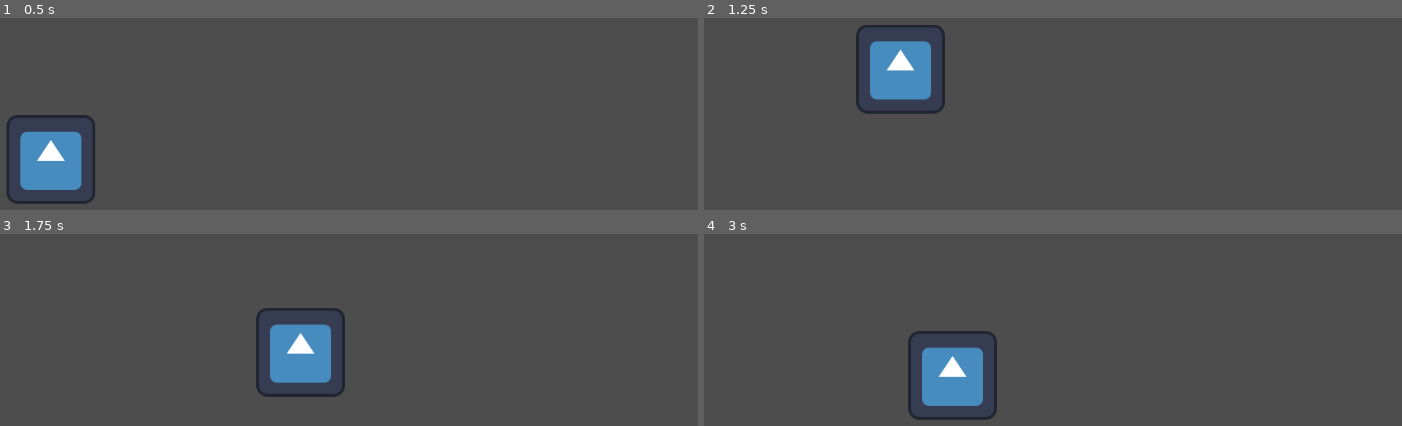
Above: before the commit, frames 1-4 (two rows, left to right).
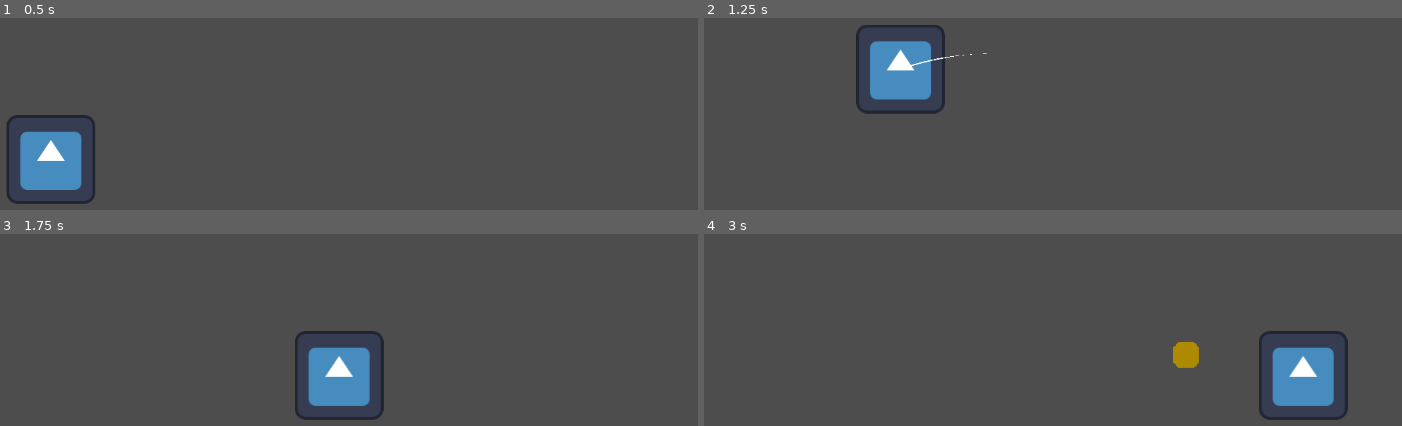
Above: after the commit, the same moments.

Repository: felipebs25/GameJamGamso
Game: Godot game, scene res://world.tscn
The game is run twice, just before and just after one commit, with the same random seed, the same clock (stepped at 60 frames per second) and the same inputs. The engine's default icon, where the game draws it, is replaced by a stand-in: a white triangle on a blue panel in a dark square.
Inputs (mouse positions are in pixels of both pictures, inside the frame that each line leads up to):
- Up to frame 1 (0.5 s): no input
- Up to frame 2 (1.25 s): move the mouse to (outside the picture) at 0.52 s; press the mouse at (outside the picture) at 0.53 s; hold Right (ui_right) from 0.53 s (still down); tap Up (ui_up) at 0.77, 1.07 s; right-click (outside the picture) at 0.8 s
- Up to frame 3 (1.75 s): keep holding Right (ui_right); move the mouse to (outside the picture) at 1.27 s; release the mouse at (outside the picture) at 1.28 s; right-click (outside the picture) at 1.35 s; tap Up (ui_up) at 1.52, 1.55 s
- Up to frame 4 (3 s): tap Up (ui_up) at 1.82, 2.1 s; move the mouse to (outside the picture) at 2.02 s; release Right (ui_right) at 2.03 s; press the mouse at (outside the picture) at 2.03 s; hold Left (ui_left) 2.03-2.78 s; move the mouse to (962, 301) at 2.77 s; release the mouse at (962, 301) at 2.78 s; hold Right (ui_right) from 2.78 s (still down); click (962, 301) at 2.85 s

Frame 1 is identical in both runs. In frame 2, less than 0.1% of the frame differs, in the area x 29-41%, y 18-25%; in frame 3, 5.5%; in frame 4, 7.5%, in the area x 29-93%, y 50-97%.

Commit message:
Pedrita

Diff:
--- /dev/null
+++ b/game-jam/Scripts/character_body_2d.gd
@@ -0,0 +1,32 @@
+extends CharacterBody2D
+
+
+const SPEED = 300.0
+const JUMP_VELOCITY = -500.0
+var dashing = false
+
+func _physics_process(delta: float) -> void:
+	# Add the gravity.
+	if not is_on_floor():
+		velocity += get_gravity() * delta
+
+	# Handle jump.
+	if Input.is_action_just_pressed("ui_up") and is_on_floor():
+		velocity.y = JUMP_VELOCITY
+
+	# Get the input direction and handle the movement/deceleration.
+	var direction := Input.get_axis("ui_left", "ui_right")
+	if direction:
+		if is_on_floor():
+			velocity.x = direction * SPEED
+	elif not dashing:
+		if is_on_floor():
+			velocity.x = move_toward(velocity.x, 0, SPEED)
+
+	move_and_slide()
+
+func ativarDash(direc):
+	dashing = true
+	velocity = direc * 700
+	await get_tree().create_timer(0.6).timeout
+	dashing = false
--- /dev/null
+++ b/game-jam/Scripts/pedraBody.gd
@@ -0,0 +1,29 @@
+extends CharacterBody2D
+@onready var collision_shape: CollisionShape2D = $CollisionShape2D
+
+var gravity = ProjectSettings.get_setting("physics/2d/default_gravity")
+var direction: Vector2
+var atraindo = false
+var speed = 800
+
+var player
+
+func _physics_process(delta: float) -> void:
+	if atraindo:
+		direction = (player.global_position - global_position).normalized()
+		velocity = direction * speed
+		move_and_slide()
+	else:
+		velocity.y += gravity * 0.7 *delta
+		var collision = move_and_collide(velocity * delta)
+
+		if collision:
+			direction = Vector2.ZERO
+			velocity = Vector2.ZERO
+			set_physics_process(false)
+
+func puxar(p):
+	player = p
+	atraindo = true
+	collision_shape.disabled = true
+	set_physics_process(true)
--- /dev/null
+++ b/game-jam/Scripts/script_pedra.gd
@@ -0,0 +1,94 @@
+extends Node
+
+@onready var line_2d: Line2D = $Line2D
+var gravity = ProjectSettings.get_setting("physics/2d/default_gravity")
+var projectile_collision_mask = 1
+
+const Pedra = preload("res://pedra.tscn")
+@onready var player = $"../Player/CharacterBody2D"
+@onready var map: Node2D = $"../Map"
+var carregar = 0
+var maxP = false
+var Atração = false
+var pedraAtual
+var d = false
+
+func _process(delta: float) -> void:
+	if Atração:
+		if Input.is_action_pressed("M2"):
+			puxarPedra()
+	else:
+		trajetoria()
+		if Input.is_action_pressed("M1"):
+			if carregar >= 100:
+				maxP = true
+			if not maxP:
+				carregar += 80 * delta
+		else:
+			line_2d.clear_points()
+
+func _input(event):
+	if Input.is_action_just_released("M1") and not Atração:
+		jogarPedra(event, carregar)
+		carregar = 0
+		maxP = false
+		line_2d.clear_points()
+		Atração = true
+
+func trajetoria():
+	line_2d.clear_points()
+	var pos = player.global_position
+	var Ldirection = (player.get_global_mouse_position() - pos).normalized()
+	var Lspeed = carregar * 10.0
+	var vel = Ldirection * Lspeed
+	var step = 1.0 / 60.0
+	for i in range(120):
+		vel.y += gravity * 0.7 * step
+		var next_pos = pos + vel * step
+		var query = PhysicsRayQueryParameters2D.create(
+			pos,
+			next_pos,
+			projectile_collision_mask,
+			[player.get_rid()]
+		)
+		var collision = player.get_world_2d().direct_space_state.intersect_ray(query)
+		if collision:
+			line_2d.add_point(map.to_local(collision.position))
+			break
+		line_2d.add_point(map.to_local(next_pos))
+		pos = next_pos
+
+func jogarPedra(event, valor):
+
+	var pedra = Pedra.instantiate()
+	map.add_child(pedra)
+
+	pedra.global_position = player.global_position
+	var Pbody = pedra.get_node("CharacterBody2D")
+	pedraAtual = Pbody
+	Pbody.direction = (event.position - pedra.global_position).normalized()
+	var speed = float(valor) / 100 * 1000
+	Pbody.velocity = Pbody.direction * speed
+
+
+func puxarPedra():
+	if not is_instance_valid(pedraAtual):
+		Atração = false
+		return
+	var direc = (pedraAtual.global_position - player.global_position).normalized()
+	player.ativarDash(direc)
+	pedraAtual.puxar(player)
+	apagarPedra(pedraAtual)
+
+
+func apagarPedra(Pbody):
+	if d == false:
+		d = true
+		while true:
+			if Pbody.global_position.distance_to(player.global_position) <= 50.0:
+				pedraAtual.queue_free()
+				pedraAtual = null
+				Atração = false
+				d = false
+				break
+			await get_tree().create_timer(0.1).timeout
--- /dev/null
+++ b/game-jam/Scripts/script_pedra.tscn.gd
@@ -0,0 +1,11 @@
+extends CharacterBody2D
+
+const SPEED = 300.0
+var direction: Vector2
+
+func _physics_process(delta: float) -> void:
+	var collision = move_and_collide(direction * SPEED * delta)
+
+	if collision:
+		direction = Vector2.ZERO
+		set_physics_process(false)
--- a/game-jam/character_body_2d.gd
+++ b/game-jam/character_body_2d.gd
@@ -1,24 +1,11 @@
 extends CharacterBody2D
 
-
 const SPEED = 300.0
-const JUMP_VELOCITY = -500.0
-
+var direction: Vector2
 
 func _physics_process(delta: float) -> void:
-	# Add the gravity.
-	if not is_on_floor():
-		velocity += get_gravity() * delta
+	var collision = move_and_collide(direction * SPEED * delta)
 
-	# Handle jump.
-	if Input.is_action_just_pressed("ui_up") and is_on_floor():
-		velocity.y = JUMP_VELOCITY
-
-	# Get the input direction and handle the movement/deceleration.
-	var direction := Input.get_axis("ui_left", "ui_right")
-	if direction:
-		velocity.x = direction * SPEED
-	else:
-		velocity.x = move_toward(velocity.x, 0, SPEED)
-
-	move_and_slide()
+	if collision:
+		direction = Vector2.ZERO
+		set_physics_process(false)
--- a/game-jam/map.tscn
+++ b/game-jam/map.tscn
@@ -3,10 +3,26 @@
 [sub_resource type="RectangleShape2D" id="RectangleShape2D_e6lj2"]
 size = Vector2(1152, 22)
 
+[sub_resource type="RectangleShape2D" id="RectangleShape2D_c7s6e"]
+size = Vector2(1044, 10)
+
 [node name="Map" type="Node2D" unique_id=1681540019]
 
 [node name="StaticBody2D" type="StaticBody2D" parent="." unique_id=775702034]
 position = Vector2(576, 637)
+collision_layer = 3
+collision_mask = 3
 
 [node name="CollisionShape2D" type="CollisionShape2D" parent="StaticBody2D" unique_id=1370130134]
 shape = SubResource("RectangleShape2D_e6lj2")
+
+[node name="StaticBody2D2" type="StaticBody2D" parent="." unique_id=17903387]
+position = Vector2(576, 637)
+collision_layer = 3
+collision_mask = 3
+
+[node name="CollisionShape2D" type="CollisionShape2D" parent="StaticBody2D2" unique_id=1437458983]
+position = Vector2(-14, -602)
+shape = SubResource("RectangleShape2D_c7s6e")
+
+[node name="Sprite2D" type="Sprite2D" parent="StaticBody2D2/CollisionShape2D" unique_id=1933051281]
--- a/game-jam/pedra.tscn
+++ b/game-jam/pedra.tscn
@@ -1,5 +1,6 @@
 [gd_scene format=3 uid="uid://dm20hpg7ouw1e"]
 
+[ext_resource type="Script" uid="uid://bt2f45xd7wdss" path="res://Scripts/pedraBody.gd" id="1_3q7da"]
 [ext_resource type="Texture2D" uid="uid://c8ll6j3tw3jq7" path="res://New Piskel (1).png" id="1_o3i74"]
 
 [sub_resource type="CircleShape2D" id="CircleShape2D_3q7da"]
@@ -8,6 +9,10 @@
 [node name="Pedra" type="Node2D" unique_id=1995269381]
 
 [node name="CharacterBody2D" type="CharacterBody2D" parent="." unique_id=94023072]
+collision_layer = 2
+collision_mask = 2
+motion_mode = 1
+script = ExtResource("1_3q7da")
 
 [node name="CollisionShape2D" type="CollisionShape2D" parent="CharacterBody2D" unique_id=1149394770]
 position = Vector2(9, 10)
--- a/game-jam/player.tscn
+++ b/game-jam/player.tscn
@@ -1,7 +1,7 @@
 [gd_scene format=3 uid="uid://c1fo2g8yx01c0"]
 
 [ext_resource type="Texture2D" uid="uid://n3b5tkdvnp1o" path="res://icon.svg" id="1_4flbx"]
-[ext_resource type="Script" uid="uid://csikr4awb1vyv" path="res://character_body_2d.gd" id="1_onrkg"]
+[ext_resource type="Script" uid="uid://csikr4awb1vyv" path="res://Scripts/character_body_2d.gd" id="1_onrkg"]
 
 [sub_resource type="RectangleShape2D" id="RectangleShape2D_onrkg"]
 size = Vector2(128, 128)
--- a/game-jam/project.godot
+++ b/game-jam/project.godot
@@ -42,6 +42,16 @@
 , Object(InputEventKey,"resource_local_to_scene":false,"resource_name":"","device":-1,"window_id":0,"alt_pressed":false …(182 unchanged characters)…
 ]
 }
+M1={
+"deadzone": 0.2,
+"events": [Object(InputEventMouseButton,"resource_local_to_scene":false,"resource_name":"","device":-1,"window_id":0,"alt_pressed":false,"shift_pressed":false,"ctrl_pressed":false,"meta_pressed":false,"button_mask":0,"position":Vector2(0, 0),"global_position":Vector2(0, 0),"factor":1.0,"button_index":1,"canceled":false,"pressed":false,"double_click":false,"script":null)
+]
+}
+M2={
+"deadzone": 0.2,
+"events": [Object(InputEventMouseButton,"resource_local_to_scene":false,"resource_name":"","device":-1,"window_id":0,"alt_pressed":false,"shift_pressed":false,"ctrl_pressed":false,"meta_pressed":false,"button_mask":0,"position":Vector2(0, 0),"global_position":Vector2(0, 0),"factor":1.0,"button_index":2,"canceled":false,"pressed":false,"double_click":false,"script":null)
+]
+}
 
 [physics]
 
--- /dev/null
+++ b/game-jam/script_pedra.tscn
@@ -0,0 +1,15 @@
+[gd_scene format=3 uid="uid://btccdt3mdjjyj"]
+
+[ext_resource type="Script" uid="uid://bg8ytg2ffasvs" path="res://Scripts/script_pedra.gd" id="1_vx4op"]
+
+[sub_resource type="Curve" id="Curve_qg26i"]
+_data = [Vector2(0, 1), 0.0, 0.0, 0, 0, Vector2(0.075, 0.84269667), 0.0, 0.0, 0, 0, Vector2(0.14, 0.1685394), 0.0, 0.0, 0, 0, Vector2(0.22500001, 0), 0.0, 0.0, 0, 0]
+point_count = 4
+
+[node name="ScriptPedra" type="Node" unique_id=454490009]
+script = ExtResource("1_vx4op")
+
+[node name="Line2D" type="Line2D" parent="." unique_id=356867437]
+width = 2.0
+width_curve = SubResource("Curve_qg26i")
+antialiased = true
--- a/game-jam/world.tscn
+++ b/game-jam/world.tscn
@@ -2,6 +2,7 @@
 
 [ext_resource type="PackedScene" uid="uid://c1fo2g8yx01c0" path="res://player.tscn" id="1_f3sb7"]
 [ext_resource type="PackedScene" uid="uid://dndee5tjrpfy8" path="res://map.tscn" id="2_fj7yv"]
+[ext_resource type="PackedScene" uid="uid://btccdt3mdjjyj" path="res://script_pedra.tscn" id="3_tlwt5"]
 
 [node name="World" type="Node2D" unique_id=345580365]
 
@@ -9,3 +10,5 @@
 position = Vector2(219, 459)
 
 [node name="Map" parent="." unique_id=1681540019 instance=ExtResource("2_fj7yv")]
+
+[node name="ScriptPedra" parent="." unique_id=454490009 instance=ExtResource("3_tlwt5")]
Not shown, added: game-jam/Scripts/character_body_2d.gd.uid
Not shown, added: game-jam/Scripts/pedraBody.gd.uid
Not shown, added: game-jam/Scripts/script_pedra.gd.uid
Not shown, added: game-jam/Scripts/script_pedra.tscn.gd.uid
Not shown, changed: game-jam/character_body_2d.gd.uid
